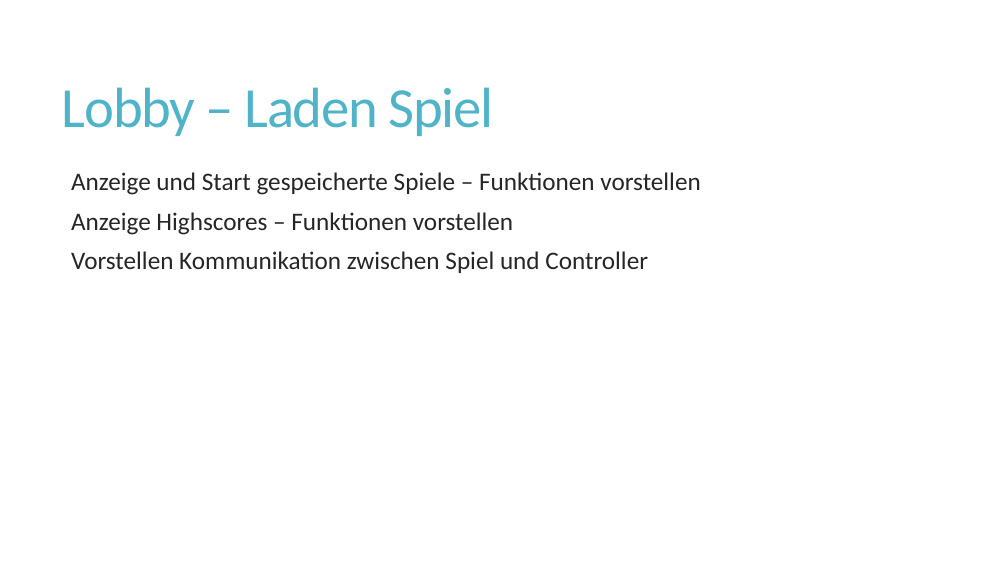
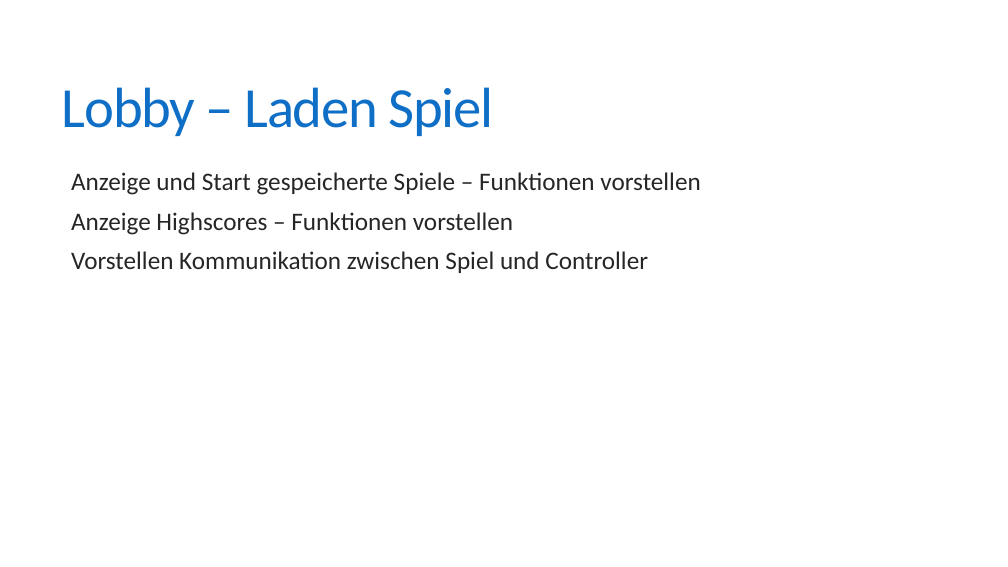
Before and after one commit to fborrmann/memory_game, a slide deck: slide 9 of Memory.pptx (slide 5 before the commit). Drawn at 1008x567 pixels with LibreOffice and Linux fonts; fonts in the diff are those of the drawing. Boxes give left, top, right and bottom in pixels: in the first picture for what was removed or moved away, otherwise in the second. Text is boxed around its words. In the diff, an @@ line names an element or a change of style, - is before the commit and + after.

```diff
--- a/Memory.pptx
+++ b/Memory.pptx
@@ title "Lobby – Laden Spiel" at (62,87,494,136): text colour #50B4C8 to #0F6FC6 @@
```
Also in this commit, not shown: 4 other slides changed, 4 slides added.
